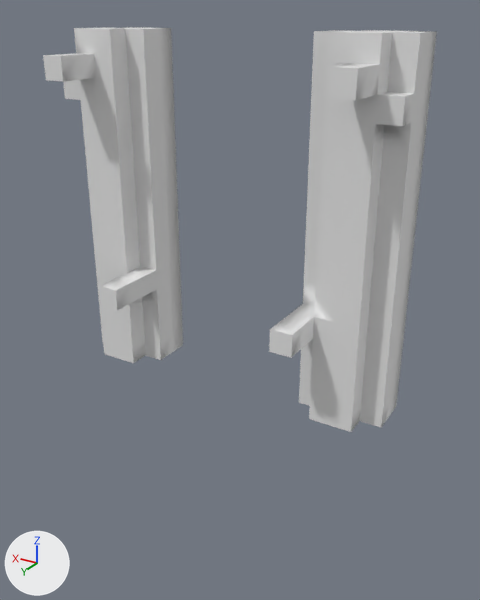
An edit to the OBJ model models/rope_bridges_planks_stilt_l4.obj, drawn before and after from the same camera.
The view is the same before and after, from a 50 mm camera at (-0.959, 1.826, 1.036) aimed at (-0.034, 0.284, 0.266). Arrows for +X, +Y and +Z are at lower left; the lights stay in place. Where no turn or scale is listed for an object, it has been applied to the vertices.

The scene before the commit, as lines of its bpy script (objects in view):
```python
me_node_0_0_0 = bpy.data.meshes.new('node_0_0_0')
me_node_0_0_0.from_pydata(...)  # 604 vertices, 600 faces; spans x -0.5..0.5, y 0.125..0.5, z 0.0..1.0
# faces by material slot: [494, 106]
me_node_0_0_0.materials.append(mat_default_wood)  # white #e7e7e7
me_node_0_0_0.materials.append(mat_wool_white)  # white #e7e7e7
ob_node_0_0_0 = bpy.data.objects.new('node_0_0_0', me_node_0_0_0)
ob_node_0_0_0.location = (0.0, 0.0, 0.0)
```
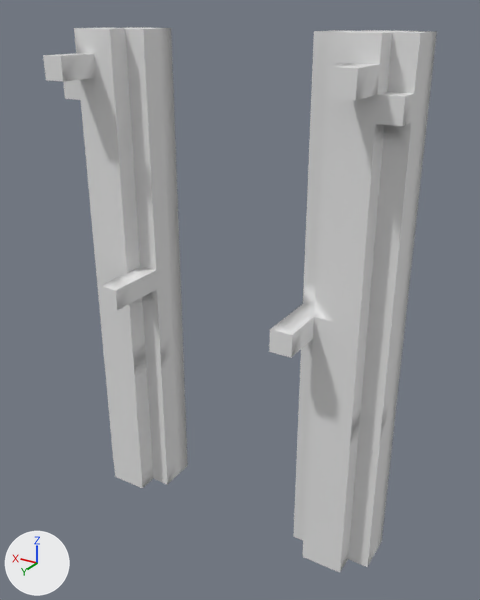
The change, as a list of edits to the scene's bpy script:
```text
Change me_node_0_0_0:
    used by ob_node_0_0_0; location = (0.0, 0.0, 0.0)
    remove me_node_0_0_0.from_pydata(...)  # 604 vertices, 600 faces; spans x -0.5..0.5, y 0.125..0.5, z 0.0..1.0
    add me_node_0_0_0.from_pydata(...)  # 870 vertices, 880 faces; spans x -0.5..0.5, y 0.125..0.5, z -0.5..1.0
    me_node_0_0_0 part 1
    4 vertices are added at (0.375, 0.312, -0.5), (-0.375, 0.312, -0.5), (0.375, 0.187, -0.5), (-0.375, 0.187, -0.5)
    32 new vertices lie (0.0, 0.0, -0.063) away from vertices in x -0.5..0.5, y 0.125..0.375, z 0.0
    24 new vertices lie (0.0, 0.0, -0.062) away from vertices in x -0.5..0.5, y 0.125..0.375, z -0.063
    24 new vertices lie (0.0, 0.0, -0.063) away from vertices in x -0.5..0.5, y 0.125..0.375, z -0.125
    24 new vertices lie (0.0, 0.0, -0.062) away from vertices in x -0.5..0.5, y 0.125..0.375, z -0.188
    18 new vertices lie (0.0, 0.0, -0.063) away from vertices in x -0.5..0.5, y 0.25..0.375, z -0.25
    24 new vertices lie (0.0, 0.0, -0.062) away from vertices in x -0.5..0.5, y 0.125..0.375, z -0.313..-0.25
    24 new vertices lie (0.0, 0.0, -0.063) away from vertices in x -0.5..0.5, y 0.125..0.375, z -0.375..-0.312
    20 new vertices lie (0.0, -0.063, 0.0) away from vertices in x -0.5..0.5, y 0.25, z -0.438..-0.125
    26 new vertices lie (0.0, 0.0, -0.062) away from vertices in x -0.5..0.5, y 0.187..0.375, z -0.438..-0.25
    20 new vertices lie (0.0, 0.062, 0.0) away from vertices in x -0.438..0.438, y 0.125, z -0.375..-0.125
    10 new vertices lie (0.0, 0.0, -0.063) away from vertices in x -0.438..0.438, y 0.125..0.187, z -0.375
    10 new vertices lie (0.0, 0.0, -0.062) away from vertices in x -0.438..0.438, y 0.125..0.187, z -0.438
    6 new vertices lie (0.0, -0.062, 0.0) away from vertices in x -0.438..0.438, y 0.312, z -0.5
    280 new faces join them, mat_default_wood (white #e7e7e7)
```

What differs and where, as boxes [x1, y1, x2, y2] in the pictures (480 x 600 px):
'node_0_0_0', reshaped (34% taller): before [43, 27, 437, 432]; after [43, 27, 437, 572]
part 1 of me_node_0_0_0, added: after [103, 346, 396, 572]
